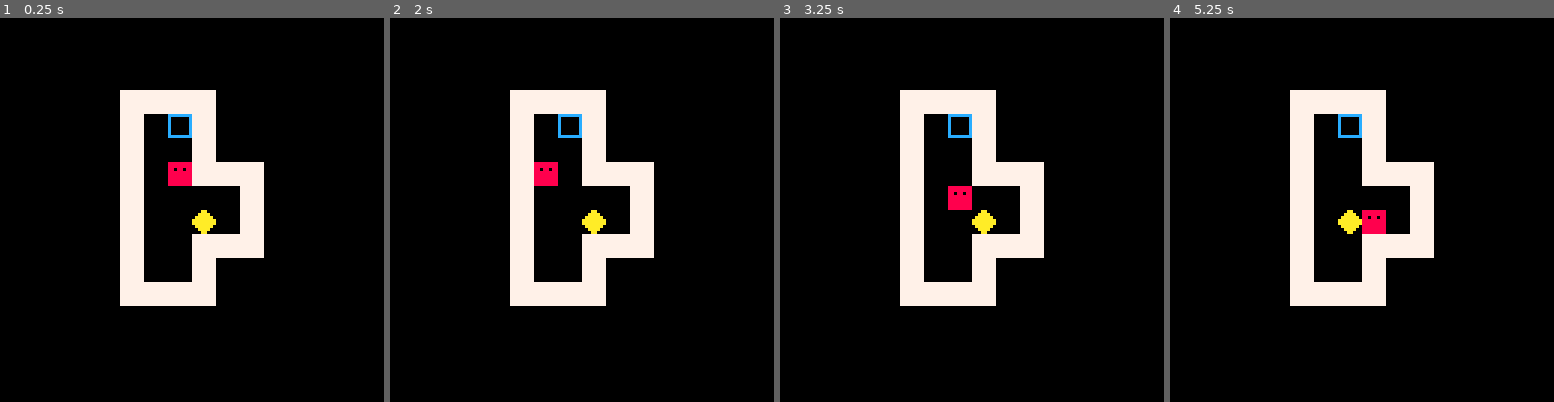
Above: before the commit, frames 1-4 (left to right).
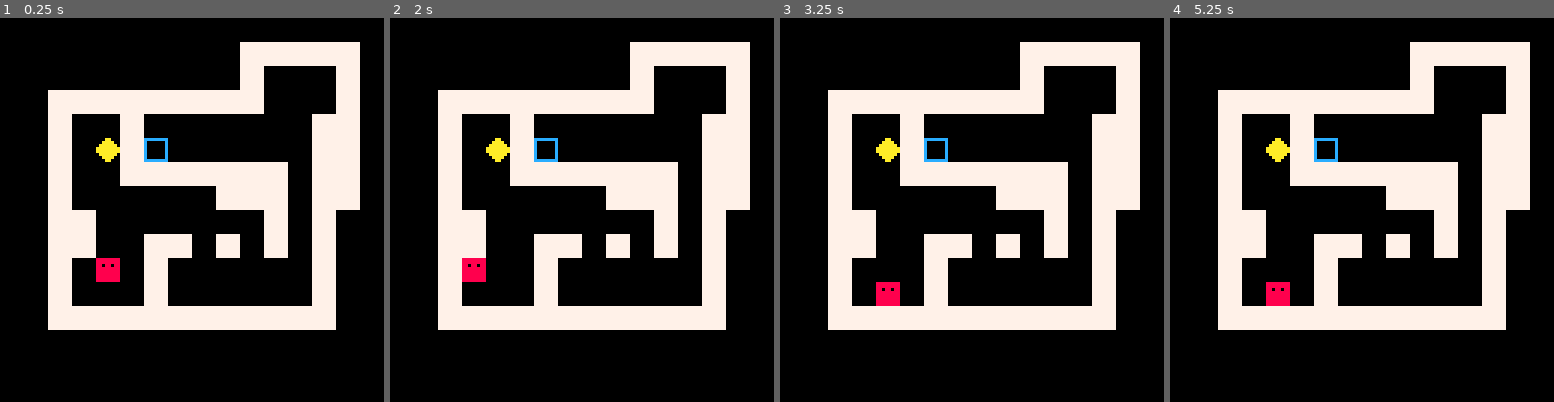
Above: after the commit, the same moments.

Repository: antonio-evaldo/sokoban
Game: PICO-8 cartridge sokoban.p8
The game is run twice, just before and just after one commit, with the same random seed, the same clock (stepped at 60 frames per second) and the same inputs.
Inputs:
- Up to frame 1 (0.25 s): no input
- Up to frame 2 (2 s): hold Left from 1.97 s (still down)
- Up to frame 3 (3.25 s): release Left at 2.37 s; hold Down 2.42-2.82 s; hold Right from 2.87 s (still down)
- Up to frame 4 (5.25 s): release Right at 3.53 s; hold Up 3.58-4.08 s; hold Right 4.13-4.53 s; hold Down 4.58-5.08 s; hold Left from 5.13 s (still down)

The runs differ from the first frame. In frame 1, 29% of the frame differs, in the area x 12-94%, y 6-82%; in frame 2, 29%; in frame 3, 29%; in frame 4, 29%.

Commit message:
fix: ajusta lógica de integração do mapa

Diff:
--- a/map.lua
+++ b/map.lua
@@ -1,17 +1,29 @@
 function make_map()
   for x = 0, 15 do
     for y = 0, 15 do
-      if mget(x, y) == player.sprite then
+      if mget_in_level(x, y) == player.sprite then
         player.x = x * 8
         player.y = y * 8
-        mset(x, y, 0) -- remove player from static map
-      elseif mget(x, y) == box.sprite then
+        mset_in_level(x, y, 0) -- remove player from static map
+      elseif mget_in_level(x, y) == box.sprite then
         box.x = x * 8
         box.y = y * 8
-        mset(x, y, 0) -- remove box from static map
+        mset_in_level(x, y, 0) -- remove box from static map
       end
     end
   end
+end
+
+function mget_coord(x, y)
+  return mget_in_level(x / 8, y / 8)
+end
+
+function mget_in_level(x, y)
+  return mget(x + (level - 1) * 16, y)
+end
+
+function mset_in_level(x, y)
+  return mset(x + (level - 1) * 16, y)
 end
 
 function draw_map()
--- a/player.lua
+++ b/player.lua
@@ -44,10 +44,6 @@
   return mget_coord(x, y) == sprites.wall
 end
 
-function mget_coord(x, y)
-  return mget((x / 8) + (level - 1) * 16, y / 8)
-end
-
 function collinding_box(x, y)
   return x == box.x and y == box.y
 end
--- a/sokoban.p8
+++ b/sokoban.p8
@@ -7,11 +7,15 @@
   sprites = {
     wall = 1,
     box = 2,
-    goal = 3
+    goal = 3,
+    player = 16
   }
+
+  level = 3
 
   make_player()
   make_boxes()
+  make_map()
 end
 
 function _update()
@@ -23,8 +27,8 @@
 
 function _draw()
   cls()
-  map()
 
+  draw_map()
   draw_player()
   draw_boxes()
 
@@ -33,16 +37,16 @@
 -->8
 function make_player()
   player = {
-    x = 7 * 8,
-    y = 6 * 8,
-    sprite = 16
+    x = nil,
+    y = nil,
+    sprite = sprites.player
   }
 end
 
 function make_boxes()
   box = {
-    x = 8 * 8,
-    y = 8 * 8,
+    x = nil,
+    y = nil,
     sprite = sprites.box
   }
 end
@@ -77,10 +81,6 @@
   return mget_coord(x, y) == sprites.wall
 end
 
-function mget_coord(x, y)
-  return mget(x / 8, y / 8)
-end
-
 function collinding_box(x, y)
   return x == box.x and y == box.y
 end
@@ -98,15 +98,48 @@
 function draw_boxes()
   spr(box.sprite, box.x, box.y)
 end
+-->8
+function make_map()
+  for x = 0, 15 do
+    for y = 0, 15 do
+      if mget_in_level(x, y) == player.sprite then
+        player.x = x * 8
+        player.y = y * 8
+        mset_in_level(x, y, 0) -- remove player from static map
+      elseif mget_in_level(x, y) == box.sprite then
+        box.x = x * 8
+        box.y = y * 8
+        mset_in_level(x, y, 0) -- remove box from static map
+      end
+    end
+  end
+end
+
+function mget_coord(x, y)
+  return mget_in_level(x / 8, y / 8)
+end
+
+function mget_in_level(x, y)
+  return mget(x + (level - 1) * 16, y)
+end
+
+function mset_in_level(x, y)
+  return mset(x + (level - 1) * 16, y)
+end
+
+function draw_map()
+  local map_tx = (level - 1) * 16
+  map(map_tx, 0)
+end
 __gfx__
-0000000077777777000aa000cccccccc00aaaa000000000000000000000000000000000000000000000000000000000000000000000000000000000000000000
-000000007777777700aaaa00c000000c0aaaaaa00000000000000000000000000000000000000000000000000000000000000000000000000000000000000000
-00700700777777770aaaaaa0c000000caaaaaaaa0000000000000000000000000000000000000000000000000000000000000000000000000000000000000000
-0007700077777777aaaaaaaac000000caaaaaaaa0000000000000000000000000000000000000000000000000000000000000000000000000000000000000000
-0007700077777777aaaaaaaac000000caaaaaaaa0000000000000000000000000000000000000000000000000000000000000000000000000000000000000000
-00700700777777770aaaaaa0c000000caaaaaaaa0000000000000000000000000000000000000000000000000000000000000000000000000000000000000000
-000000007777777700aaaa00c000000c0aaaaaa00000000000000000000000000000000000000000000000000000000000000000000000000000000000000000
-0000000077777777000aa000cccccccc00aaaa000000000000000000000000000000000000000000000000000000000000000000000000000000000000000000
+0000000077777777000aa000cccccccc0cccccc00000000000000000000000000000000000000000000000000000000000000000000000000000000000000000
+000000007777777700aaaa00c000000ccccccccc0000000000000000000000000000000000000000000000000000000000000000000000000000000000000000
+00700700777777770aaaaaa0c000000ccccccccc0000000000000000000000000000000000000000000000000000000000000000000000000000000000000000
+0007700077777777aaaaaaaac000000ccccccccc0000000000000000000000000000000000000000000000000000000000000000000000000000000000000000
+0007700077777777aaaaaaaac000000ccccccccc0000000000000000000000000000000000000000000000000000000000000000000000000000000000000000
+00700700777777770aaaaaa0c000000ccccccccc0000000000000000000000000000000000000000000000000000000000000000000000000000000000000000
+000000007777777700aaaa00c000000ccccccccc0000000000000000000000000000000000000000000000000000000000000000000000000000000000000000
+0000000077777777000aa000cccccccc0cccccc00000000000000000000000000000000000000000000000000000000000000000000000000000000000000000
 88888888000000000000000000000000000000000000000000000000000000000000000000000000000000000000000000000000000000000000000000000000
 88888888000000000000000000000000000000000000000000000000000000000000000000000000000000000000000000000000000000000000000000000000
 88088088000000000000000000000000000000000000000000000000000000000000000000000000000000000000000000000000000000000000000000000000
@@ -131,16 +164,25 @@
 11011011000000000000000000000000000000000000000000000000000000000000000000000000000000000000000000000000000000000000000000000000
 01111110000000000000000000000000000000000000000000000000000000000000000000000000000000000000000000000000000000000000000000000000
 00111100000000000000000000000000000000000000000000000000000000000000000000000000000000000000000000000000000000000000000000000000
+00000000000000000000000000000000000000000000000000000000000000000000000000000000000000000000000000000000000000000000000000000000
+00000000000000000000000000000000000000000000000000000000000000000000000000000000000000000000000000000000000000000000000000000000
+99099909099909990999099900099000999009990000000000000000000000000000000000000000000000000000000000000000000000000000000000000000
+90090909090909090909090900090900090009000000000000000000000000000000000000000000000000000000000000000000000000000000000000000000
+90099009099909900999090900090900090009900000000000000000000000000000000000000000000000000000000000000000000000000000000000000000
+99090909090909090900090900090900090009000000000000000000000000000000000000000000000000000000000000000000000000000000000000000000
+00000000000000000900099900090900090009990000000000000000000000000000000000000000000000000000000000000000000000000000000000000000
 __map__
-0000000000000000000000000000000001030000000000000000000000000000000000000000000000000000000000000000000000000000000000000000000000000000000000000000000000000000000000000000000000000000000000000000000000000000000000000000000000000000000000000000000000000000
-0000000000000000000000000000000002000000000000000000000000000000000000000000000000000000000000000000000000000000000000000000000000000000000000000000000000000000000000000000000000000000000000000000000000000000000000000000000000000000000000000000000000000000
-0000000000000000000000000000000010000101010100000001010101000000000000000000000000000000000000000000000000000000000000000000000000000000000000000000000000000000000000000000000000000000000000000000000000000000000000000000000000000000000000000000000000000000
-0000000000010101010000000000000000000100000100000001030001000000000000000000000000000000000000000000000000000000000000000000000000000000000000000000000000000000000000000000000000000000000000000000000000000000000000000000000000000000000000000000000000000000
-0000000000010003010000000000000000000100020100000001000001000000000000000000000000000000000000000000000000000000000000000000000000000000000000000000000000000000000000000000000000000000000000000000000000000000000000000000000000000000000000000000000000000000
-0000000000010000010000000000000000000100000101010101000001000000000000000000000000000000000000000000000000000000000000000000000000000000000000000000000000000000000000000000000000000000000000000000000000000000000000000000000000000000000000000000000000000000
-0000000000010000010101000000000000000100000000010100000001000000000000000000000000000000000000000000000000000000000000000000000000000000000000000000000000000000000000000000000000000000000000000000000000000000000000000000000000000000000000000000000000000000
-0000000000010000000001000000000000000101000000000000000001000000000000000000000000000000000000000000000000000000000000000000000000000000000000000000000000000000000000000000000000000000000000000000000000000000000000000000000000000000000000000000000000000000
-0000000000010000000001000000000000000101000001010101000001000000000000000000000000000000000000000000000000000000000000000000000000000000000000000000000000000000000000000000000000000000000000000000000000000000000000000000000000000000000000000000000000000000
-0000000000010000010101000000000000000100000001000001010101000000000000000000000000000000000000000000000000000000000000000000000000000000000000000000000000000000000000000000000000000000000000000000000000000000000000000000000000000000000000000000000000000000
-0000000000010000010000000000000000000100000001000000000000000000000000000000000000000000000000000000000000000000000000000000000000000000000000000000000000000000000000000000000000000000000000000000000000000000000000000000000000000000000000000000000000000000
-0000000000010101010000000000000000000101010101000000000000000000000000000000000000000000000000000000000000000000000000000000000000000000000000000000000000000000000000000000000000000000000000000000000000000000000000000000000000000000000000000000000000000000
+0000000000000000000000000000000000000000000000000000000400000000000000000000000000000000000000000000000000000000000000000000000000000000000000000000000000000000000000000000000000000000000000000000000000000000000000000000000000000000000000000000000000000000
+0000000000000000000000000000000000000000000000000000000400000000000000000000000000000101010101000000000000000000000000000000000000000000000000000000000000000000000000000000000000000000000000000000000000000000000000000000000000000000000000000000000000000000
+0000000000000000000000000000000000000000000000000000000400000000000000000000000000000100000001000000000000000000000000000000000000000000000000000000000000000000000000000000000000000000000000000000000000000000000000000000000000000000000000000000000000000000
+0000000000010101010000000000000000000040410000000000000400000000000001010101010101010100000001000000000000000000000000000000000000000000000000000000000000000000000000000000000000000000000000000000000000000000000000000000000000000000000000000000000000000000
+0000000000010003010000000000000000000000000000430000000400000000000001000001000000000000000101000000000000000000000000000000000000000000000000000000000000000000000000000000000000000000000000000000000000000000000000000000000000000000000000000000000000000000
+0000000000010000010000000000000000000000000000420000000400000000000001000201030000000000000101000000000000000000000000000000000000000000000000000000000000000000000000000000000000000000000000000000000000000000000000000000000000000000000000000000000000000000
+0000000000010010010101000000000000000010000000440000000400000000000001000001010101010101000101000000000000000000000000000000000000000000000000000000000000000000000000000000000000000000000000000000000000000000000000000000000000000000000000000000000000000000
+0000000000010000000001000000000000000000000000000000000400000000000001000000000000010101000101000000000000000000000000000000000000000000000000000000000000000000000000000000000000000000000000000000000000000000000000000000000000000000000000000000000000000000
+0000000000010000020001000000000000000000000000000000000400000000000001010000000000000001000100000000000000000000000000000000000000000000000000000000000000000000000000000000000000000000000000000000000000000000000000000000000000000000000000000000000000000000
+0000000000010000010101000000000000000000000000000000000400000000000001010000010100010001000100000000000000000000000000000000000000000000000000000000000000000000000000000000000000000000000000000000000000000000000000000000000000000000000000000000000000000000
+0000000000010000010000000000000000000000000000000000000400000000000001001000010000000000000100000000000000000000000000000000000000000000000000000000000000000000000000000000000000000000000000000000000000000000000000000000000000000000000000000000000000000000
+0000000000010101010000000000000000000000000000000000000400000000000001000000010000000000000100000000000000000000000000000000000000000000000000000000000000000000000000000000000000000000000000000000000000000000000000000000000000000000000000000000000000000000
+0000000000000000000000000000000000000000000000000000000400000000000001010101010101010101010100000000000000000000000000000000000000000000000000000000000000000000000000000000000000000000000000000000000000000000000000000000000000000000000000000000000000000000
+0000000000000000000000000000000000000000000000000000000400000000000000000000000000000000000000000000000000000000000000000000000000000000000000000000000000000000000000000000000000000000000000000000000000000000000000000000000000000000000000000000000000000000
